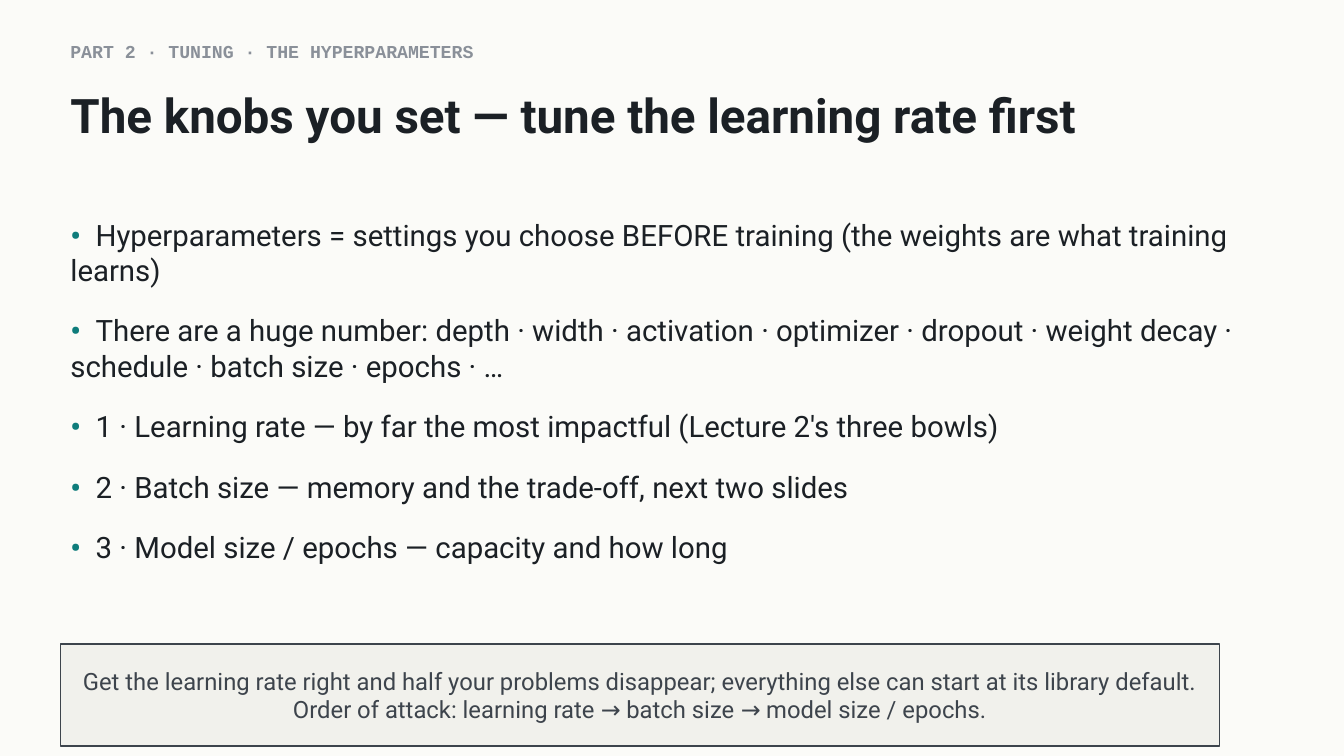
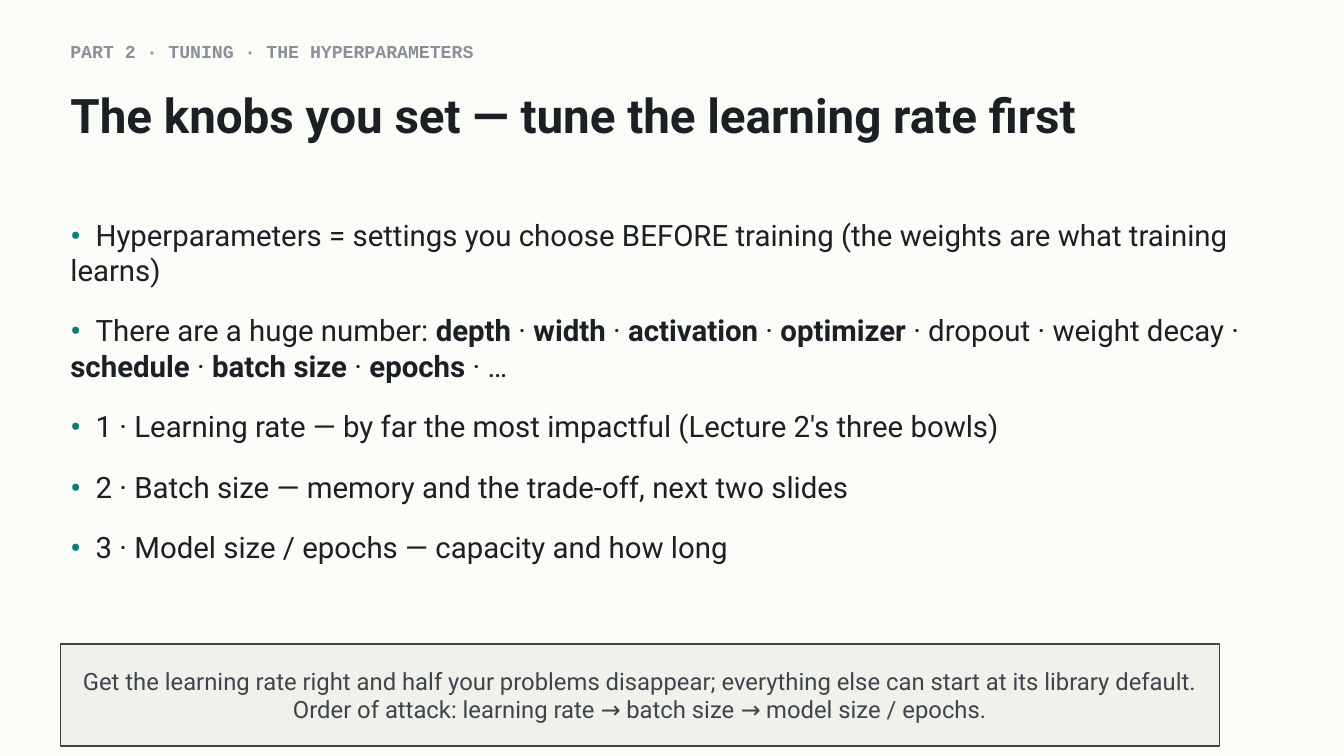
Before and after one commit to indigobio/msacl_dl_course, a slide deck: slide 22 of slides/pptx/lecture04_training_practice.pptx (slide 21 before the commit). Drawn at 1344x756 pixels with LibreOffice and Linux fonts; fonts in the diff are those of the drawing. Boxes give left, top, right and bottom in pixels: in the first picture for what was removed or moved away, otherwise in the second. Text is boxed around its words. In the diff, an @@ line names an element or a change of style, - is before the commit and + after.

```diff
--- a/slides/pptx/lecture04_training_practice.pptx
+++ b/slides/pptx/lecture04_training_practice.pptx
@@ text at [70, 319, 1224, 383]: bold on in "depth width activation optimizer schedule batch size ..." @@
```
Also in this commit, not shown: 7 other slides changed, 1 slide added, 1 slide removed, 33 other files.
